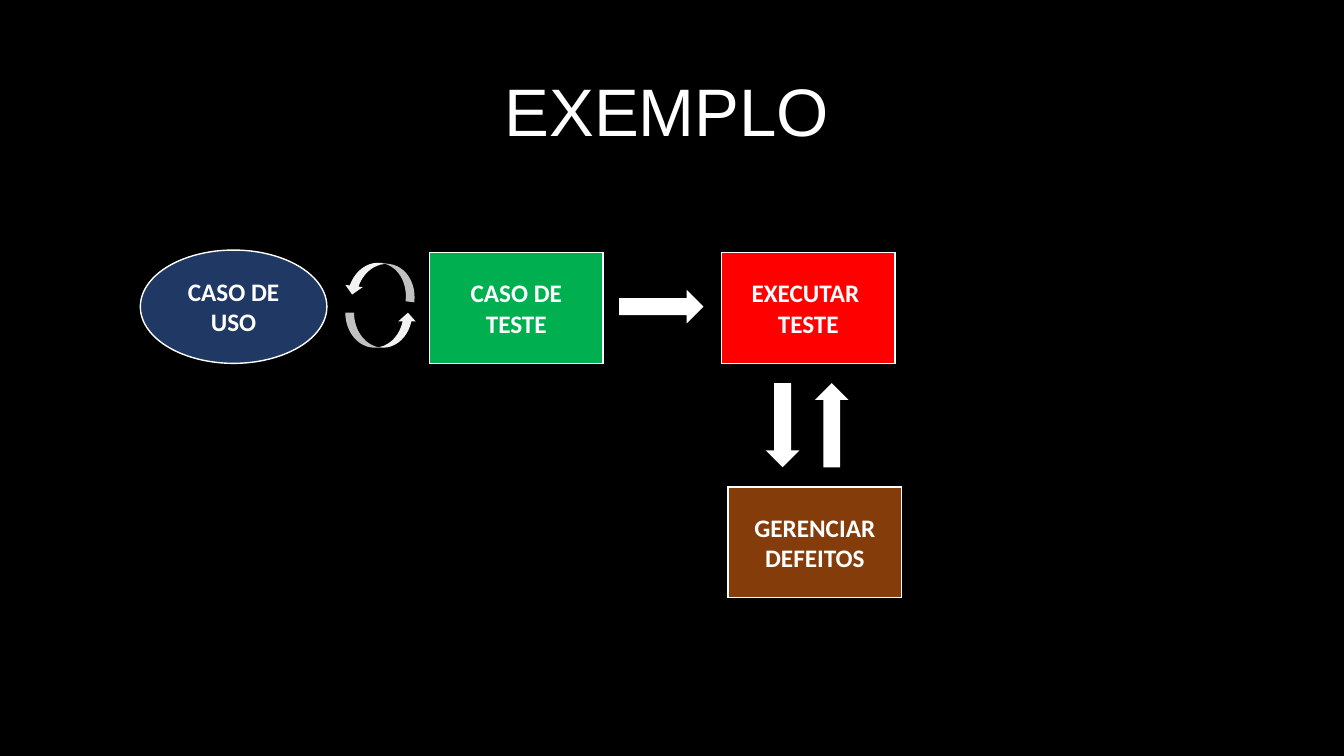
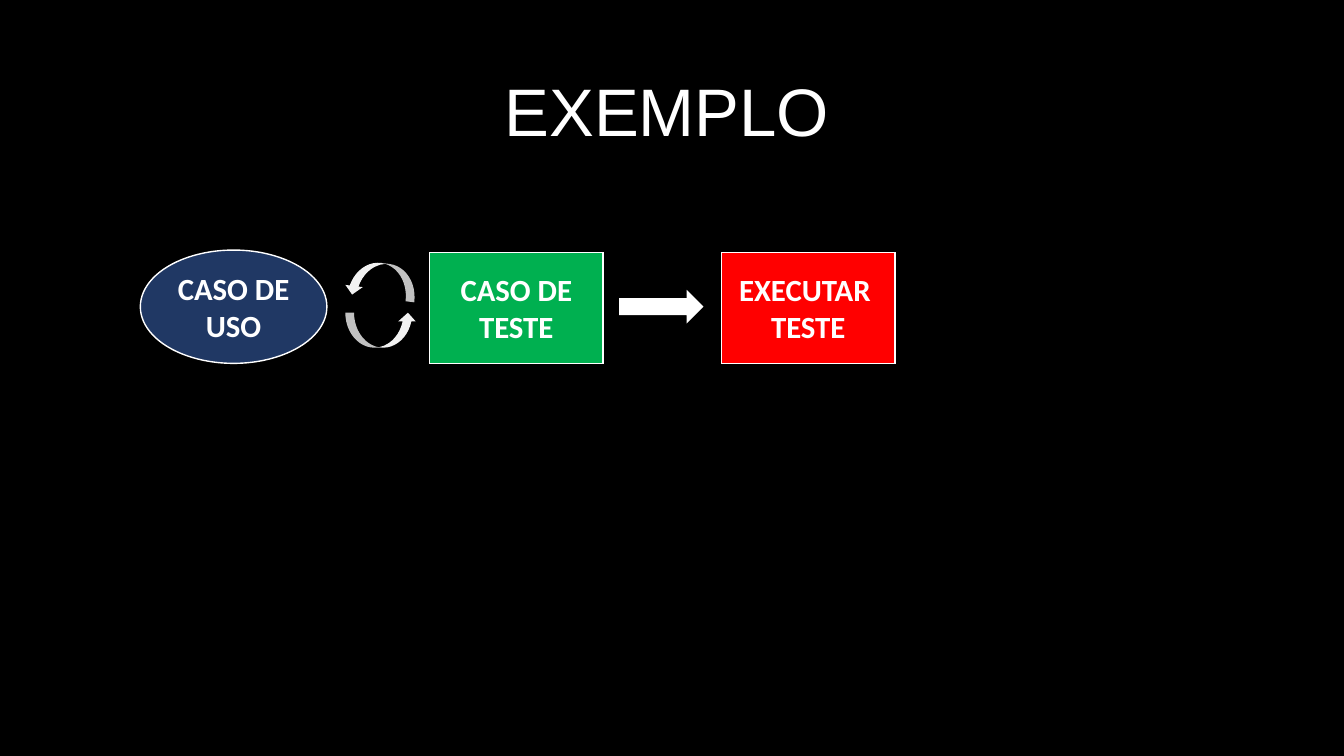
Before and after one commit to matheusclaudino/test-software, a slide deck: slide 50 of apresentacao/Apresentação - Teste de Software.pptx (slide 41 before the commit). Drawn at 1344x756 pixels with LibreOffice and Linux fonts; fonts in the diff are those of the drawing. Boxes give left, top, right and bottom in pixels: in the first picture for what was removed or moved away, otherwise in the second. Text is boxed around its words. In the diff, an @@ line names an element or a change of style, - is before the commit and + after.

```diff
--- a/apresentacao/Apresentação - Teste de Software.pptx
+++ b/apresentacao/Apresentação - Teste de Software.pptx
@@ size 18 to 22 pt in 3 elements at <box>430,253,603,364</box>, <box>140,250,327,363</box>, <box>722,253,895,364</box> @@
@@ right arrow removed at <box>766,383,801,468</box> @@
@@ right arrow removed at <box>815,383,849,468</box> @@
@@ rectangle removed at <box>728,487,901,598</box> @@
-GERENCIAR DEFEITOS
```
Also in this commit, not shown: 22 other slides changed, 10 slides added, 3 other files.
